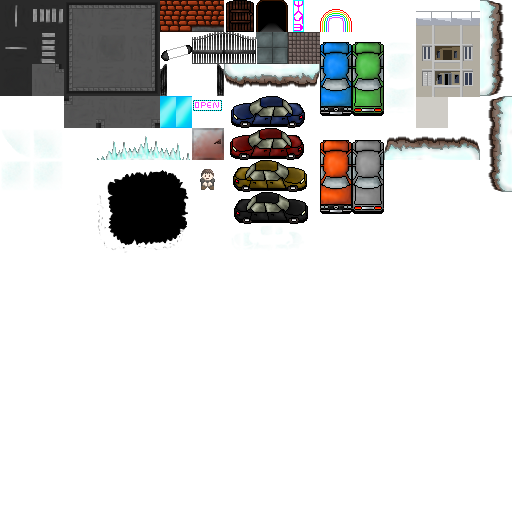
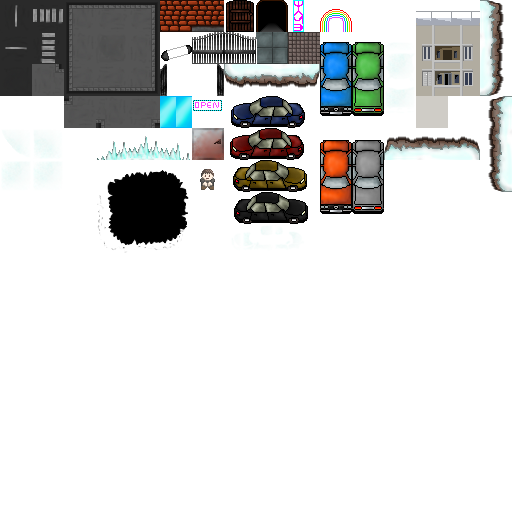
Comparing the layer stacks of the two 512 x 512 images. Changes:
added layer "Calque 6" above "Calque 10 copie 2" over [416, 96, 448, 97]
painted on "Calque 10 copie 2" over [448, 96, 480, 97]
showed "Calque 5" over [416, 96, 480, 97]
